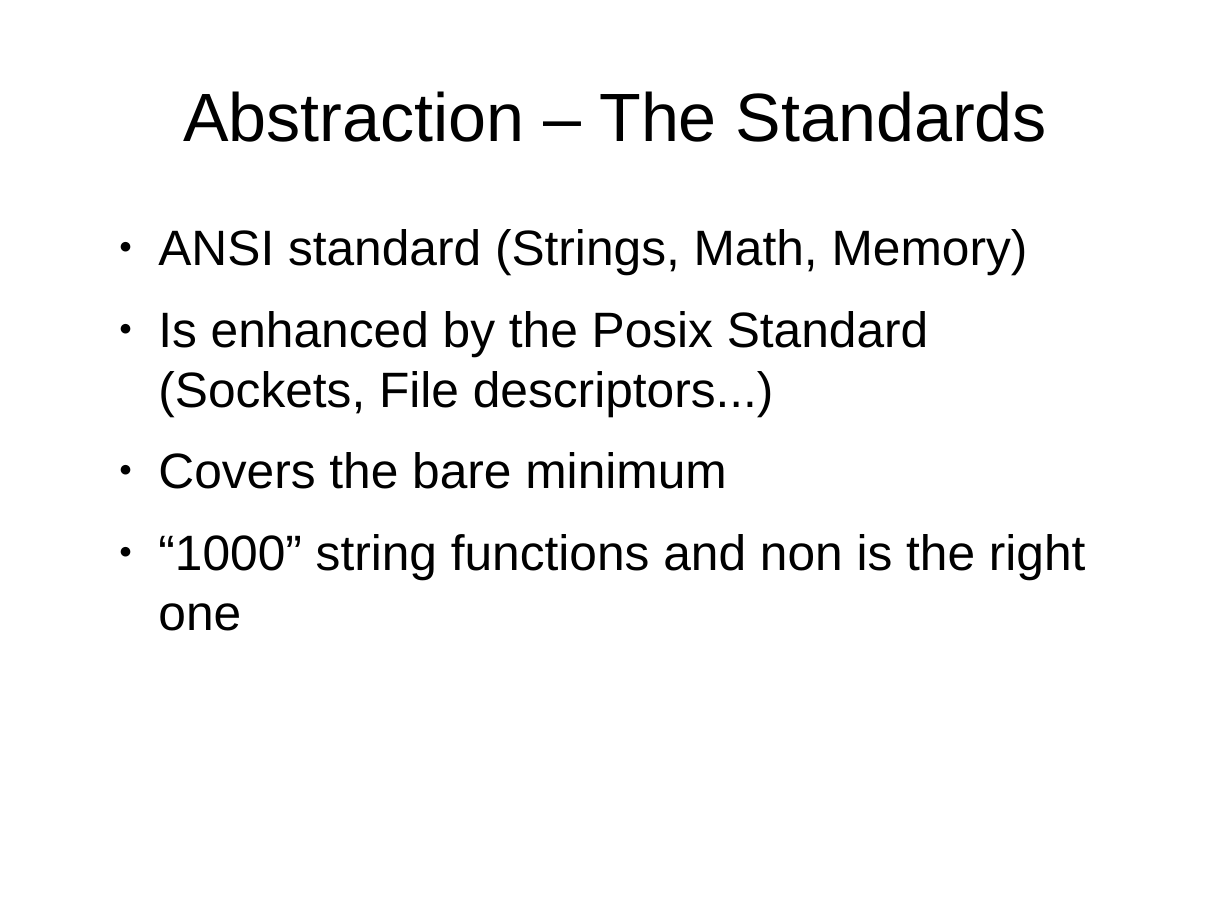
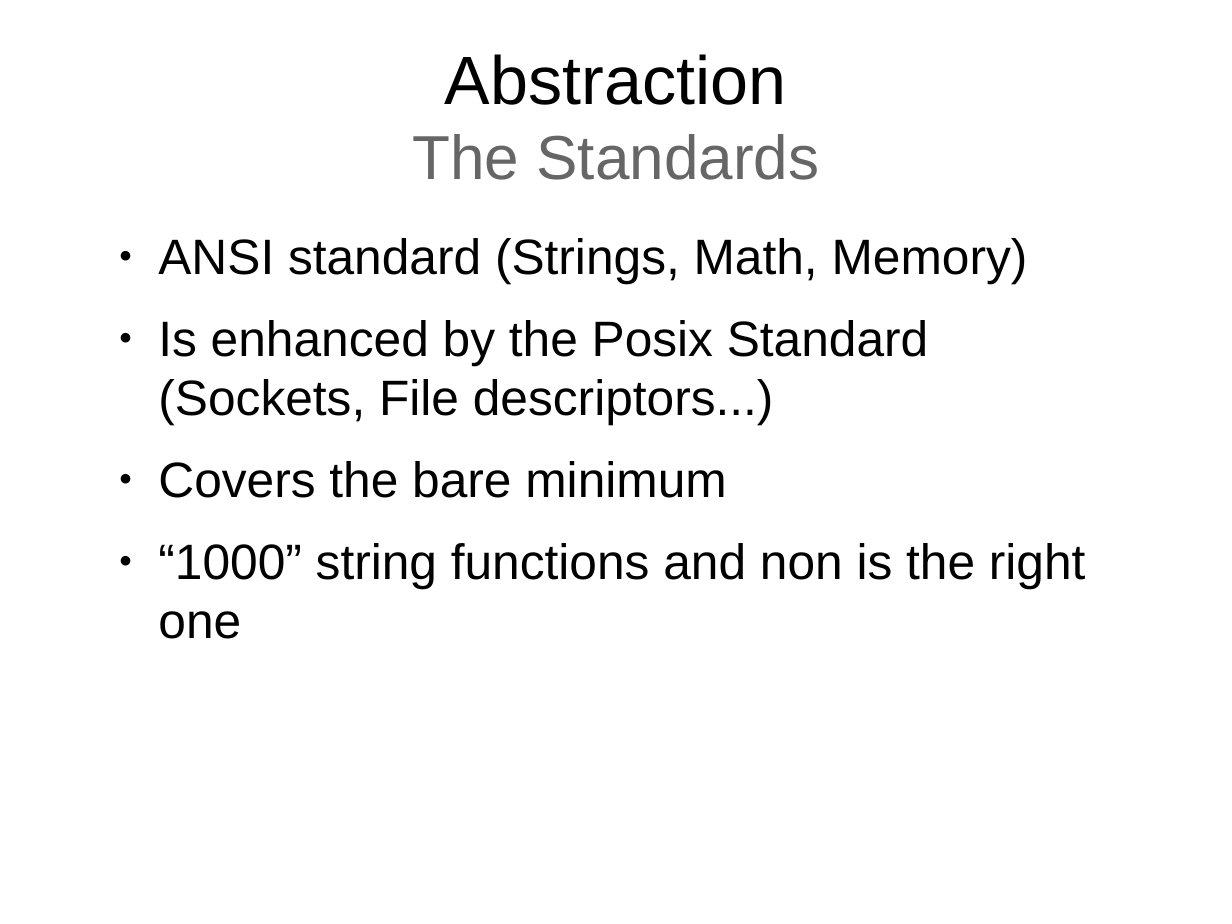
Before and after one commit to samba2/modern_c, a slide deck: slide 27 of modern_c.odp (slide 24 before the commit). Drawn at 1232x924 pixels with LibreOffice and Linux fonts; fonts in the diff are those of the drawing. Boxes give left, top, right and bottom in pixels: in the first picture for what was removed or moved away, otherwise in the second. Text is boxed around its words. In the diff, an @@ line names an element or a change of style, - is before the commit and + after.

```diff
--- a/modern_c.odp
+++ b/modern_c.odp
@@ title at [413, 54, 820, 180]: text changed; size 44 to 40 pt; text colour #000000 to #666666 @@
-Abstraction – The Standards
+Abstraction
+The Standards
@@ text "ANSI standard (Strings, Math, Memory)": place and size @@
-text "ANSI standard (Strings, Math, Memory)" at [158, 229, 1086, 631]
+text "ANSI standard (Strings, Math, Memory)" at [158, 238, 1086, 639]
```
Also in this commit, not shown: 37 other slides changed, 16 slides added, 1 slide removed.
